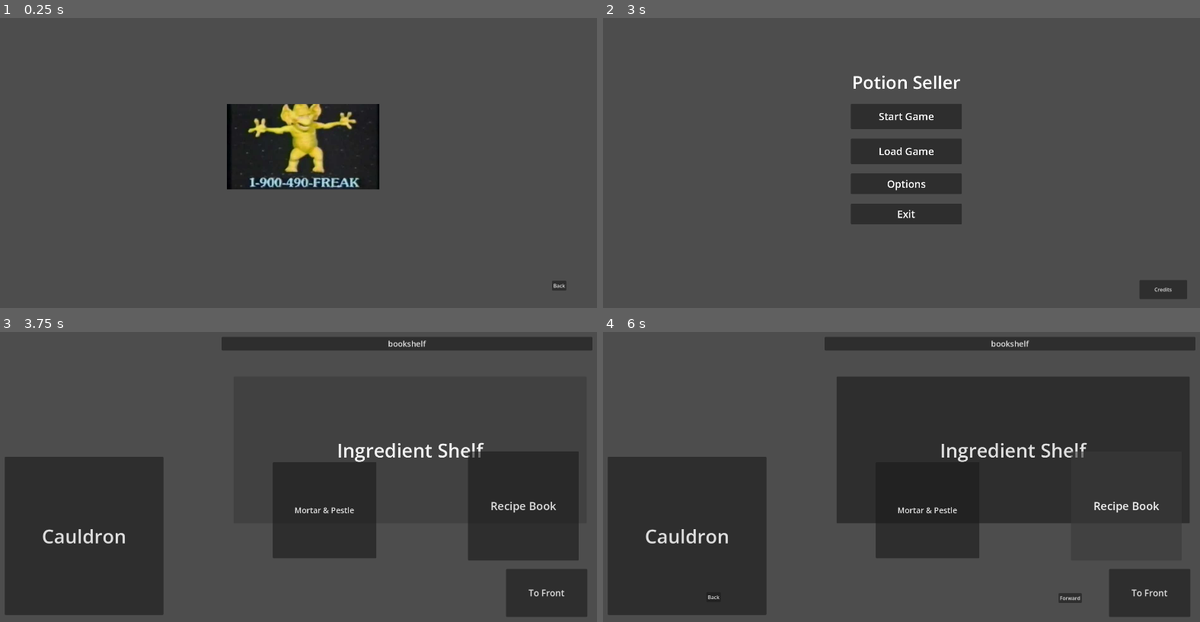
Above: before the commit, frames 1-4 (two rows, left to right).
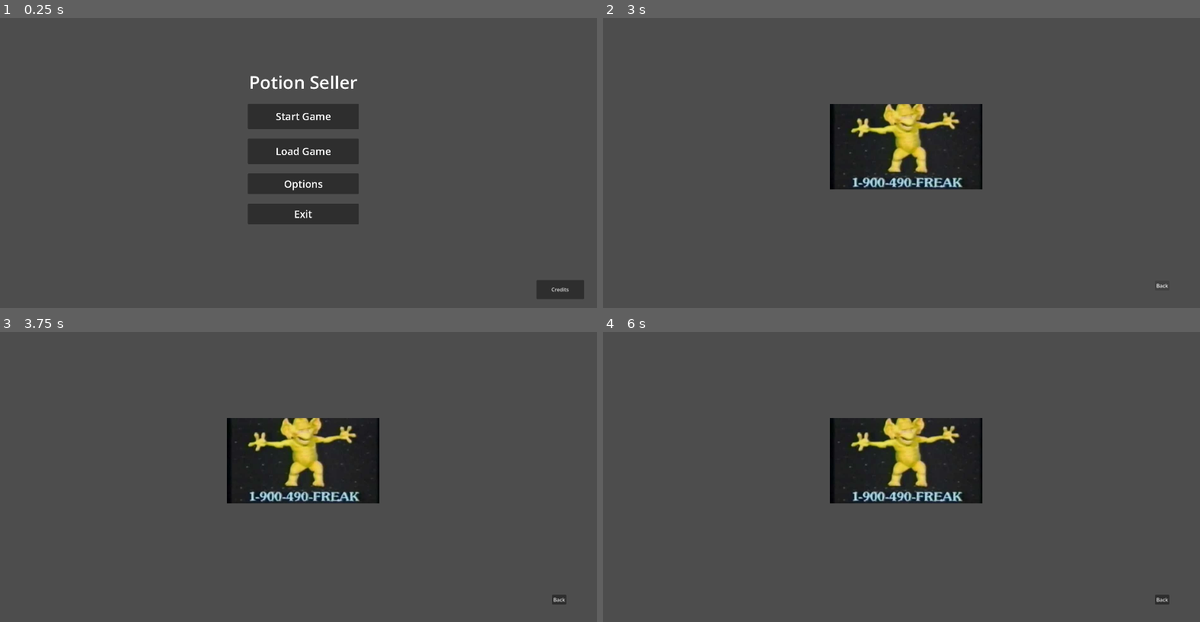
Above: after the commit, the same moments.

Repository: SuperNar3k/GameName-Game-Jam-2026
Game: Godot game, scene res://Scenes/main.tscn
The game is run twice, just before and just after one commit, with the same random seed, the same clock (stepped at 60 frames per second) and the same inputs. Before the commit the project starts from res://Scenes/credits.tscn.
Inputs (mouse positions are in pixels of both pictures, inside the frame that each line leads up to):
- Up to frame 1 (0.25 s): no input
- Up to frame 2 (3 s): click (907, 116) at 0.5 s, where only the run after the commit has a clickable "Start Game"; click (907, 116) at 1.25 s, where only the run after the commit has a clickable "Start Game"; click (907, 116) at 2 s, where only the run after the commit has a clickable "Start Game"; click (1164, 284) at 2.75 s, where only the run before the commit has a clickable "Back"
- Up to frame 3 (3.75 s): click (304, 430) at 3.5 s, where only the run before the commit has a clickable "Start Game"
- Up to frame 4 (6 s): click (1014, 450) at 4.25 s, where only the run before the commit has a clickable "Ingredient Shelf"; click (1008, 343) at 5 s, where only the run before the commit has a clickable "bookshelf"; click (1128, 506) at 5.75 s, where only the run before the commit has a clickable "Recipe Book"

The runs differ from the first frame. In frame 1, 7.7% of the frame differs, in the area x 38-98%, y 19-97%; in frame 2, 7.7%; in frame 3, 36%; in frame 4, 43%, in the area x 0-100%, y 1-99%.

Commit message:
added comments to my shiet (#54)
Co-authored-by: Fuzzy <luispelayo314@gmail.com>
Co-authored-by: Luis-Pelayo-314 <96219750+Luis-Pelayo-314@users.noreply.github.com>

Diff:
--- a/gngj/Scenes/ui.tscn
+++ b/gngj/Scenes/ui.tscn
@@ -2,9 +2,10 @@
 
 [ext_resource type="Script" uid="uid://4h7hv4qsaubq" path="res://scrips/ui.gd" id="1_qdvrb"]
 [ext_resource type="PackedScene" uid="uid://cuan7o4maj614" path="res://Scenes/recipeBook.tscn" id="2_nf4gj"]
-[ext_resource type="PackedScene" uid="uid://c4g2huc0yueok" path="res://Scenes/frontRoom.tscn" id="2_q7pk6"]
-[ext_resource type="PackedScene" uid="uid://dsdrgoqm38hy" path="res://Scenes/backRoom.tscn" id="3_m78vo"]
-[ext_resource type="PackedScene" uid="uid://dx7onsvyh7cw8" path="res://Scenes/grindingStation.tscn" id="4_smcll"]
+[ext_resource type="PackedScene" path="res://Scenes/frontRoom.tscn" id="2_q7pk6"]
+[ext_resource type="PackedScene" path="res://Scenes/backRoom.tscn" id="3_m78vo"]
+[ext_resource type="PackedScene" path="res://Scenes/grindingStation.tscn" id="4_smcll"]
+[ext_resource type="PackedScene" path="res://Scenes/MainMenuScene.tscn" id="6_m78vo"]
 
 [node name="ui" type="Control" unique_id=1513356]
 layout_mode = 3
@@ -33,6 +34,7 @@
 grow_vertical = 1
 
 [node name="BackRoom" parent="." unique_id=1422597810 instance=ExtResource("3_m78vo")]
+visible = false
 layout_mode = 0
 anchors_preset = 0
 anchor_left = 0.0
@@ -58,8 +60,12 @@
 grow_vertical = 1
 
 [node name="RecipeBook" parent="." unique_id=496628637 instance=ExtResource("2_nf4gj")]
+visible = false
 layout_mode = 1
 offset_left = -898.0
 offset_top = -476.0
 offset_right = -897.9999
 offset_bottom = -476.0
+
+[node name="MainMenuScene" parent="." unique_id=1432645101 instance=ExtResource("6_m78vo")]
+layout_mode = 1
--- a/gngj/project.godot
+++ b/gngj/project.godot
@@ -11,7 +11,7 @@
 [application]
 
 config/name="GNGJ"
-run/main_scene="uid://dk2662um3to51"
+run/main_scene="uid://bplgqa3i45unb"
 config/auto_accept_quit=false
 config/features=PackedStringArray("4.6", "GL Compatibility")
 config/icon="res://assets/icon.svg"
--- a/gngj/scrips/npc.gd
+++ b/gngj/scrips/npc.gd
@@ -5,9 +5,11 @@
 var npcName = ""
 var sprite = Sprite2D.new()
 
+#This array will hold all of our npc sprites. We can add an additions array or something if we wanna have one for
+#townspeople or adventurer's specifically.
 var allSprites = ["res://assets/npcs/lil freak.jpg"]
 
-
+#Here's where the magic happens
 func setRandNPC():
 	sprite.set_texture(load(allSprites.pick_random()))
 	npcName = "lil freak"
--- a/gngj/scrips/quest.gd
+++ b/gngj/scrips/quest.gd
@@ -56,7 +56,7 @@
 	isRepeatable = _isReapeatable
 
 
-
+#Fucntion for setting a random npc. Will choose a random name and sprite. Handled by npc class
 func setNPC(index: Variant):
 	NPC.setRandNPC()
 
